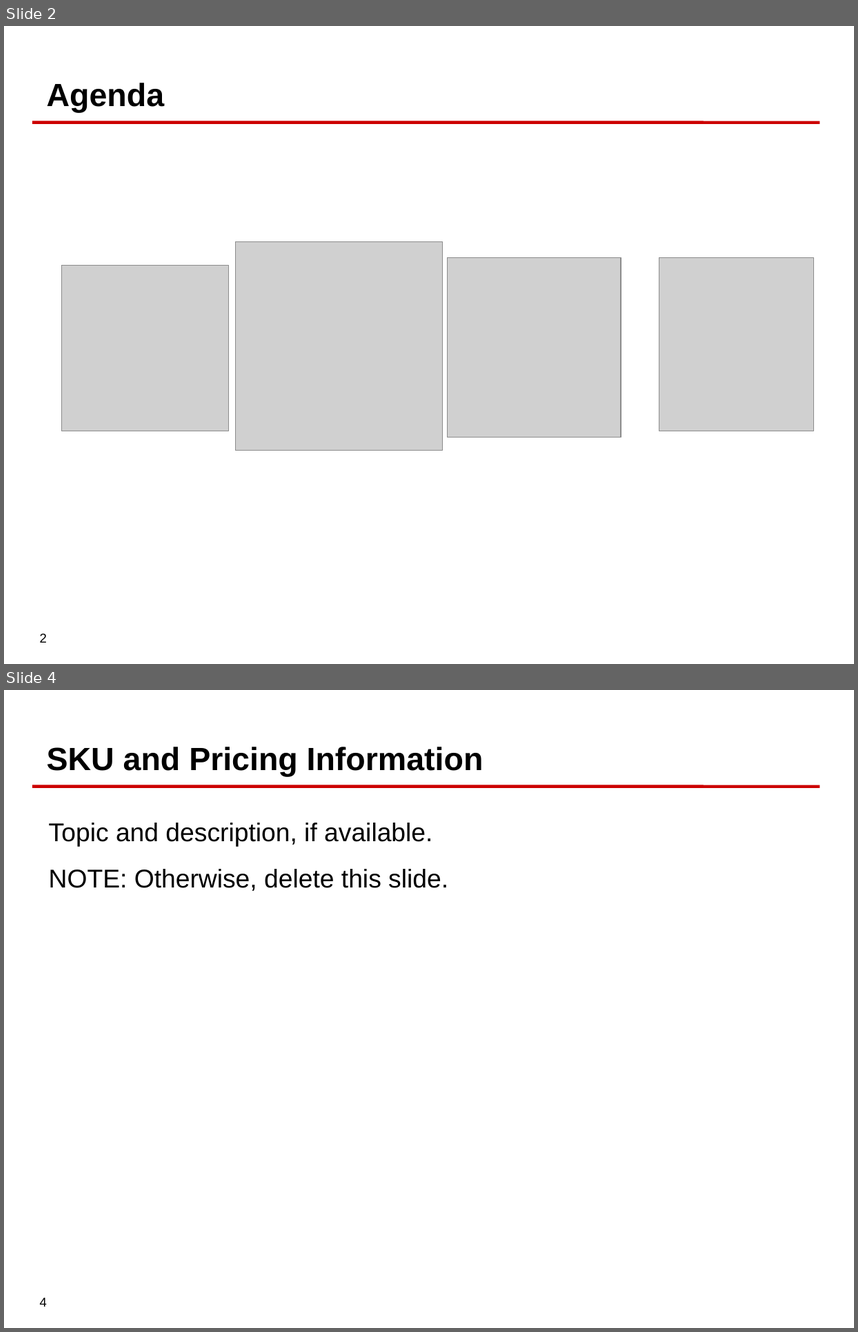
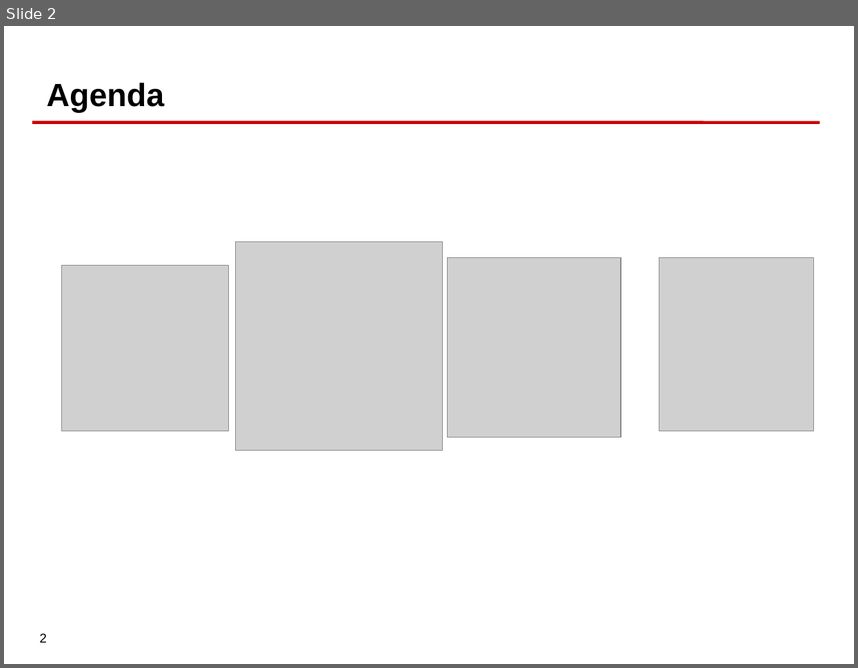
Before and after one commit to jbugbeijing/swarmmsa, a slide deck: presentation/agenda.odp. Shown one above the other, each under a label of ours: slides 2 and 4 before the commit, slide 2 after it; the slides between them are not shown. The pictures are 858x1332 and 858x668 pixels, drawn with LibreOffice and Linux fonts; fonts in the diff are those of the drawing; grey boxes stand for pictures; background and template pictures are left out. Boxes give left, top, right and bottom in pixels: in the first picture for what was removed or moved away, otherwise in the second. Text is boxed around its words. In the diff, an @@ line names an element or a change of style, - is before the commit and + after.

```diff
--- a/presentation/agenda.odp
+++ b/presentation/agenda.odp
@@ slide 4 removed at (x1=4, y1=690, x2=854, y2=1328), background picture (left out); not listed: 2 template elements that a slide beside it also shows @@
@@ title removed at (x1=47, y1=747, x2=484, y2=776) @@
-SKU and Pricing Information
@@ text removed at (x1=49, y1=822, x2=448, y2=891) @@
-Topic and description, if available.
-NOTE: Otherwise, delete this slide.
```
Also in this commit, not shown: 5 other slides removed.
